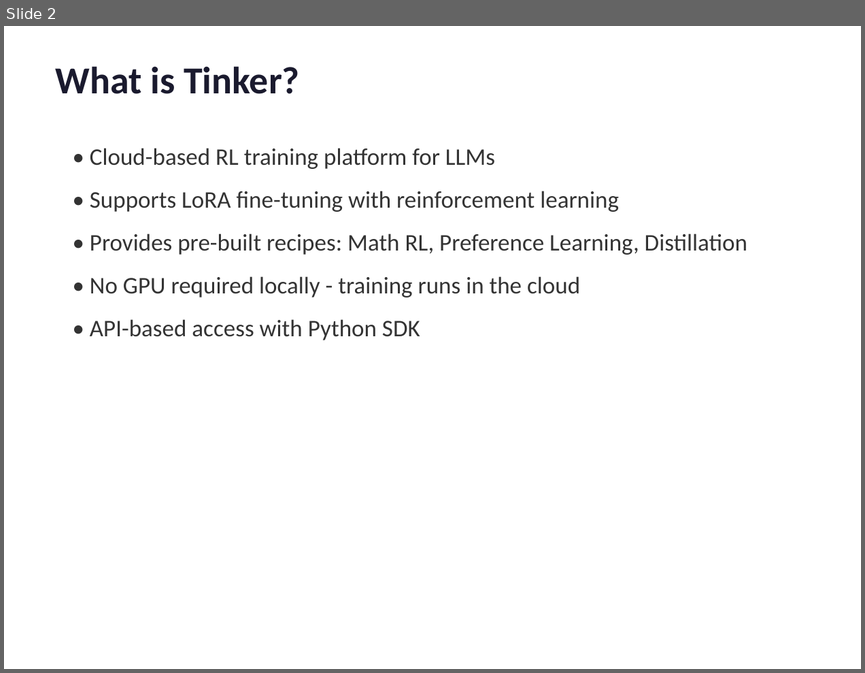
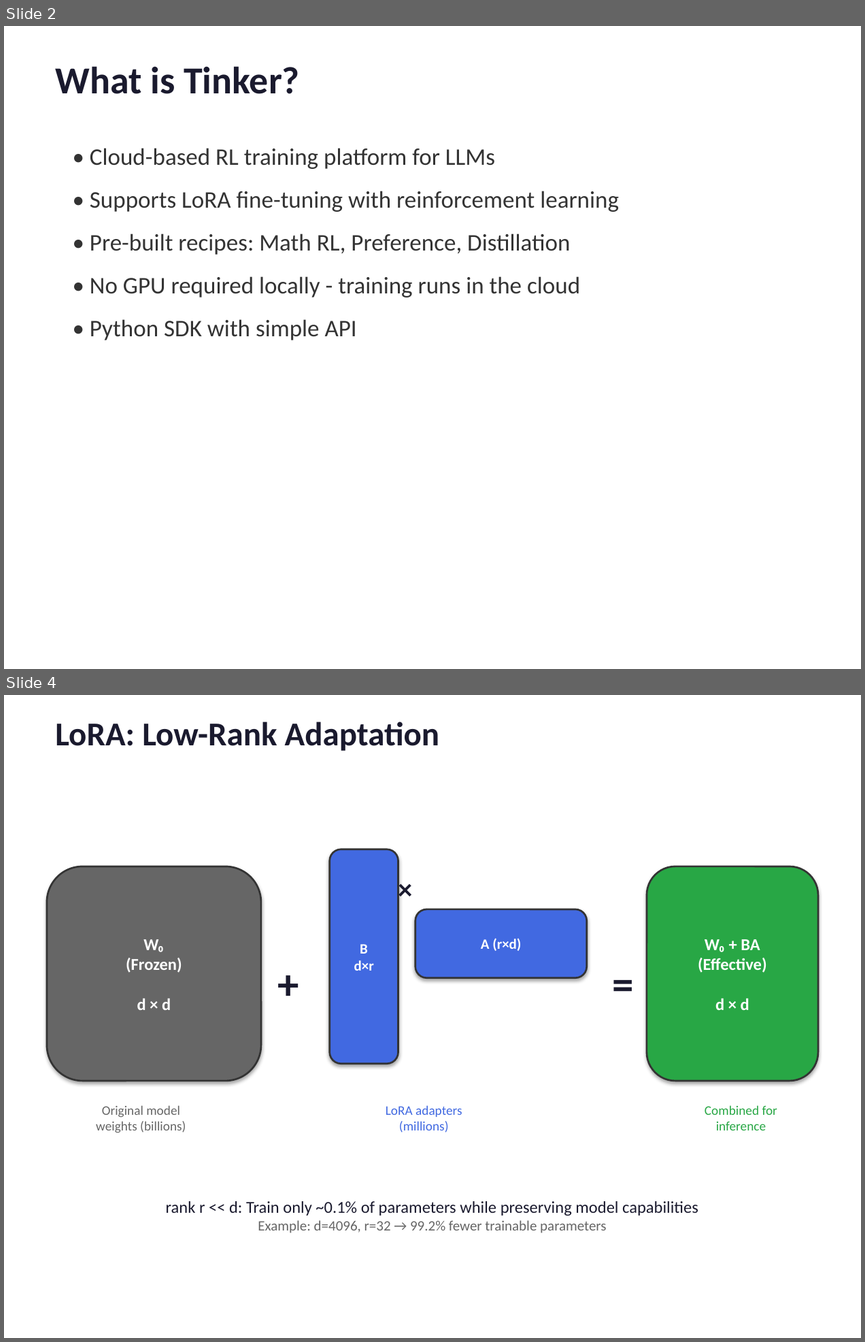
Before and after one commit to arvindcr4/tinker-experiments, a slide deck: Tinker_RL_Demo.pptx. Shown one above the other, each under a label of ours: slide 2 before the commit, slides 2 and 4 after it; the slides between them are not shown. The pictures are 865x673 and 865x1342 pixels, drawn with LibreOffice and Linux fonts; fonts in the diff are those of the drawing. Boxes give left, top, right and bottom in pixels: in the first picture for what was removed or moved away, otherwise in the second. Text is boxed around its words. In the diff, an @@ line names an element or a change of style, - is before the commit and + after.

Commit message:
feat: Add TikZ-style diagrams explaining Tinker architecture
- Added 5 explanatory diagrams to presentation:
  - Cloud architecture diagram (API → Tinker Cloud → GPU Training)
  - LoRA diagram showing low-rank adaptation concept
  - RL training loop (Sample → Evaluate → Update cycle)
  - Knowledge distillation (Teacher → Student flow)
  - Pairwise preference learning mechanism
- Added Math RL results chart showing learning curve
- Presentation now has 14 slides total

```diff
--- a/Tinker_RL_Demo.pptx
+++ b/Tinker_RL_Demo.pptx
@@ slide 4 added at (x1=4, y1=695, x2=861, y2=1338), background #FFFFFF @@
@@ text added at (x1=55, y1=722, x2=440, y2=751), 28 pt, text #1A1A2E, bold @@
+LoRA: Low-Rank Adaptation
@@ rounded rectangle added at (x1=330, y1=849, x2=398, y2=1064), fill #4169E1, outline #333333 1.5 pt, 12 pt, text #FFFFFF, bold @@
+B
+d×r
@@ rounded rectangle added at (x1=47, y1=866, x2=261, y2=1081), fill #666666, outline #333333 1.5 pt, 14 pt, text #FFFFFF, bold @@
+W₀
+(Frozen)
+d × d
@@ text added at (x1=390, y1=866, x2=432, y2=900), 24 pt, text #1A1A2E, bold @@
+×
@@ rounded rectangle added at (x1=647, y1=866, x2=818, y2=1081), fill #28A745, outline #333333 1.5 pt, 14 pt, text #FFFFFF, bold @@
+W₀ + BA
+(Effective)
+d × d
@@ rounded rectangle added at (x1=415, y1=909, x2=587, y2=978), fill #4169E1, outline #333333 1.5 pt, 12 pt, text #FFFFFF, bold @@
+A (r×d)
@@ text added at (x1=270, y1=952, x2=313, y2=995), 36 pt, text #1A1A2E, bold @@
++
@@ text added at (x1=604, y1=952, x2=647, y2=995), 36 pt, text #1A1A2E, bold @@
+=
@@ text added at (x1=96, y1=1105, x2=186, y2=1133), 11 pt, text #666666 @@
+Original model
+weights (billions)
@@ text added at (x1=385, y1=1105, x2=462, y2=1132), 11 pt, text #4169E1 @@
+LoRA adapters
+(millions)
@@ text added at (x1=704, y1=1105, x2=777, y2=1130), 11 pt, text #28A745 @@
+Combined for
+inference
@@ text added at (x1=166, y1=1201, x2=698, y2=1233), 14 pt, text #1A1A2E @@
+rank r << d: Train only ~0.1% of parameters while preserving model capabilities
+Example: d=4096, r=32 → 99.2% fewer trainable parameters
@@ slide 2 changed as well @@
@@ text at (x1=90, y1=233, x2=570, y2=254): text changed @@
-• Provides pre-built recipes: Math RL, Preference Learning, Distillation
+• Pre-built recipes: Math RL, Preference, Distillation
@@ text at (x1=90, y1=319, x2=357, y2=340): text changed @@
-• API-based access with Python SDK
+• Python SDK with simple API
```
Also in this commit, not shown: 7 other slides changed, 5 other slides added, 5 slides removed, 1 other file.
